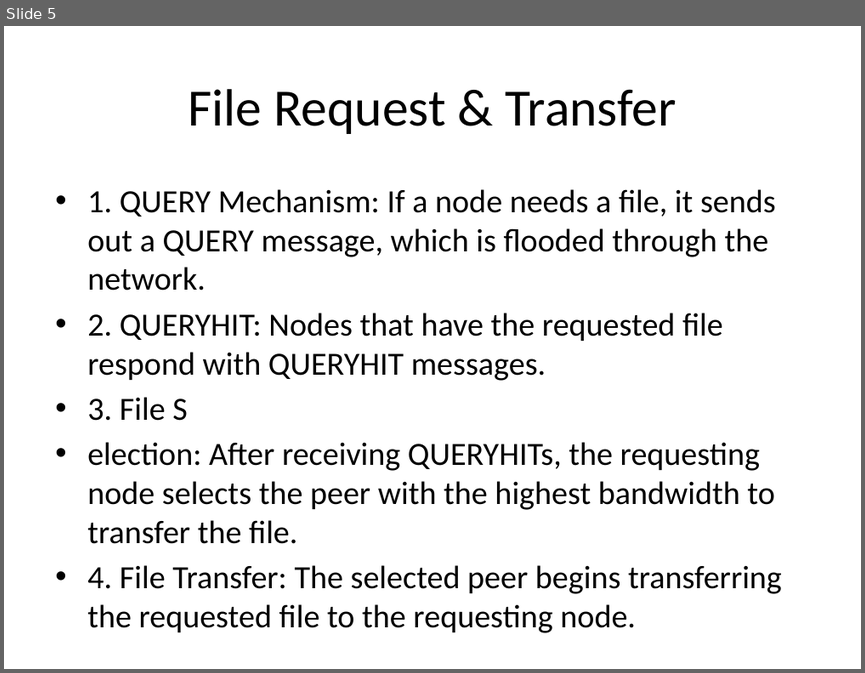
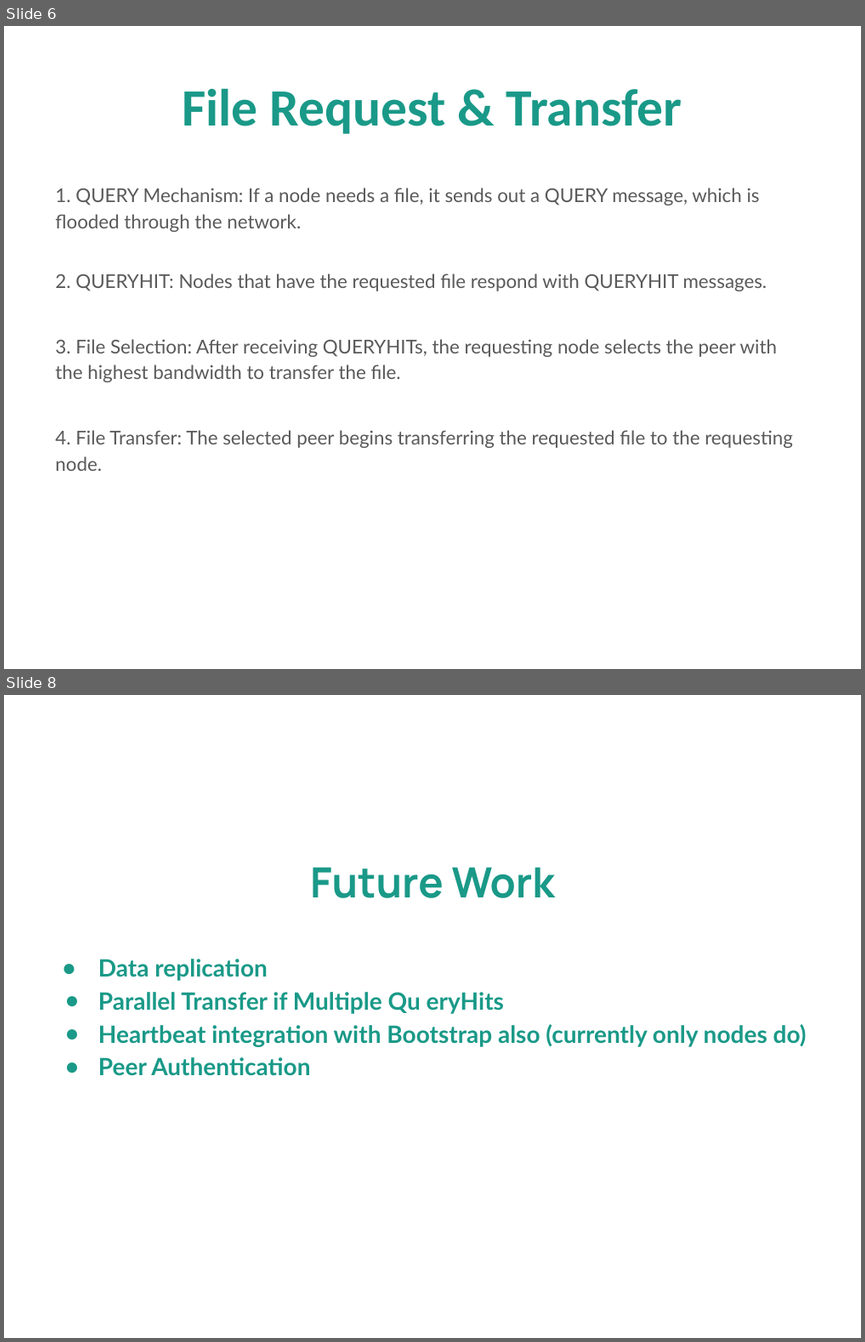
Before and after one commit to laksh-nanwani/Distributed-Systems-2024-IIITH-Project-Gnutella, a slide deck: PPT.pptx. Shown one above the other, each under a label of ours: slide 5 before the commit, slides 6 and 8 after it; the slides between them are not shown. The pictures are 865x673 and 865x1342 pixels, drawn with LibreOffice and Linux fonts; fonts in the diff are those of the drawing. Boxes give left, top, right and bottom in pixels: in the first picture for what was removed or moved away, otherwise in the second. Text is boxed around its words. In the diff, an @@ line names an element or a change of style, - is before the commit and + after.

```diff
--- a/PPT.pptx
+++ b/PPT.pptx
@@ slide 8 added at (x1=4, y1=695, x2=861, y2=1338), background #FFFFFF @@
@@ title added at (x1=310, y1=867, x2=555, y2=898), 35 pt, text #1A9988, bold @@
+Future Work
@@ text added at (x1=98, y1=959, x2=806, y2=1076), 20 pt, text #1A9988, bold @@
+● Data replication
+● Parallel Transfer if Multiple Qu eryHits
+● Heartbeat integration with Bootstrap also (currently only nodes do)
+● Peer Authentication
@@ what was slide 5 is now slide 6 @@
@@ slide 6 changed as well @@
@@ title "File Request & Transfer" at (x1=182, y1=88, x2=682, y2=134): text colour #000000 to #1A9988, bold on @@
@@ text at (x1=55, y1=188, x2=793, y2=471): size 27.2 to 16 pt, font Calibri to Lato, text colour #000000 to #595959 in "1. QUERY Mechanism: If a node needs ...", "2. QUERYHIT: Nodes that have the requested ...", "4. File Transfer: The selected peer begins ..."; bullet • to none; line spacing 1 to 1.15; less space between paragraphs; more space between paragraphs @@
@@ text at (x1=55, y1=339, x2=777, y2=382): text changed; size 27.2 to 16 pt; font Calibri to Lato; text colour #000000 to #595959 @@
-• 3. File S
-• election: After receiving QUERYHITs, the requesting node selects the peer with the highest bandwidth to transfer the file.
+3. File Selection: After receiving QUERYHITs, the requesting node selects the peer with the highest bandwidth to transfer the file.
```
Also in this commit, not shown: 5 other slides changed, 3 other slides added, 2 other files.
